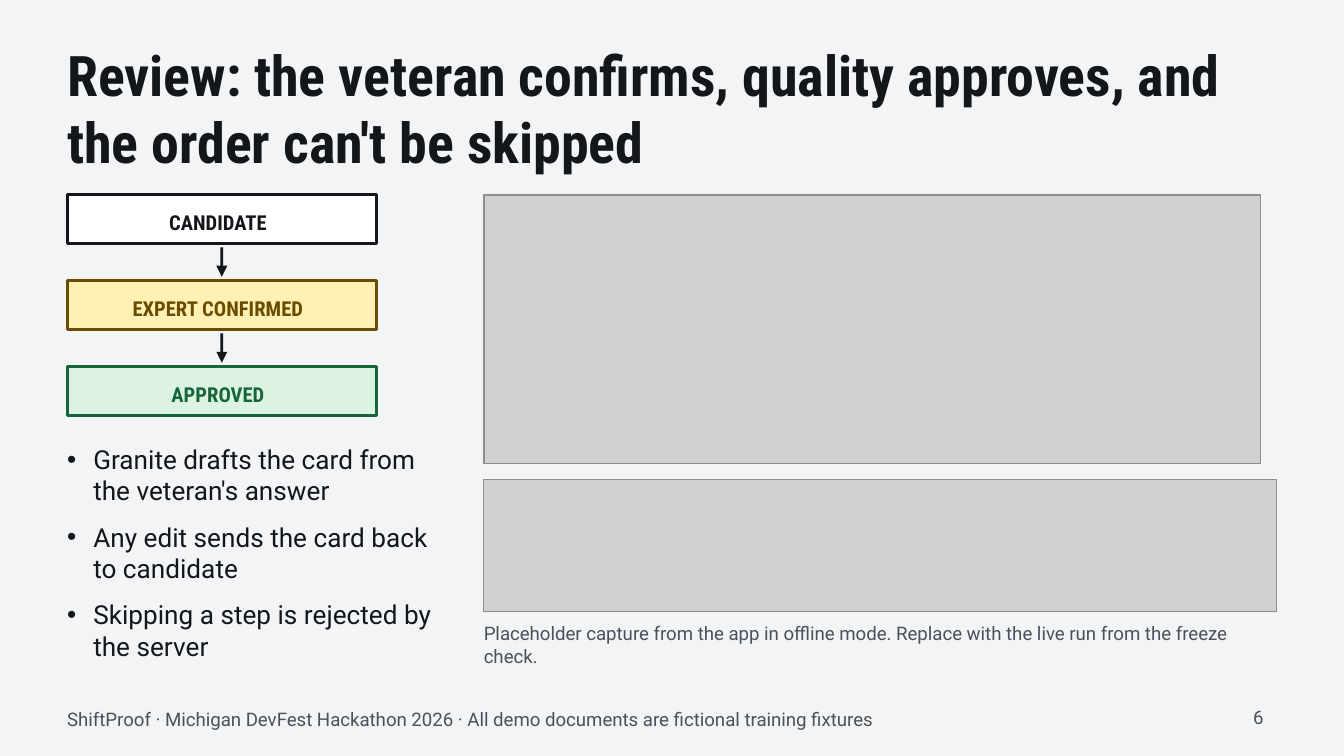
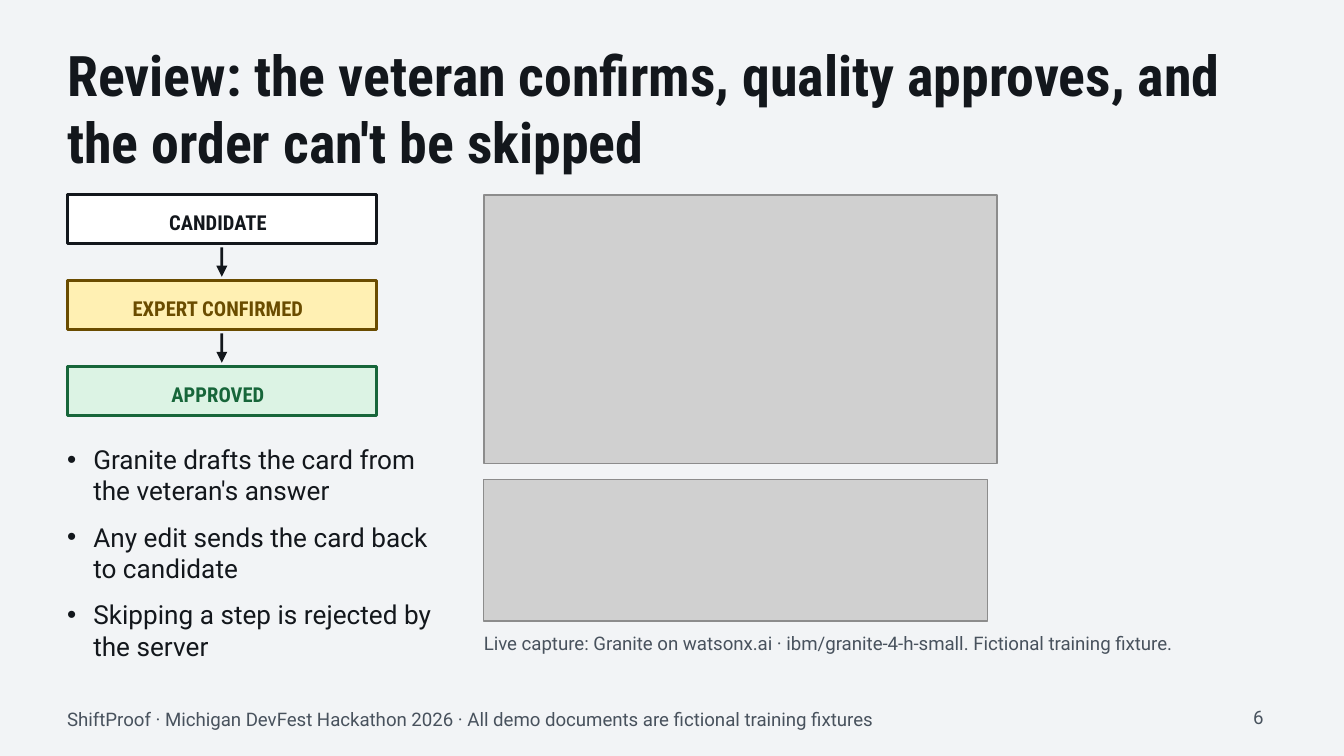
Before and after one commit to critesjosh/mi-devfest, a slide deck: slide 6 of docs/pitch/ShiftProof-pitch.pptx. Drawn at 1344x756 pixels with LibreOffice and Linux fonts; fonts in the diff are those of the drawing; grey boxes stand for pictures. Boxes give left, top, right and bottom in pixels: in the first picture for what was removed or moved away, otherwise in the second. Text is boxed around its words. In the diff, an @@ line names an element or a change of style, - is before the commit and + after.

```diff
--- a/docs/pitch/ShiftProof-pitch.pptx
+++ b/docs/pitch/ShiftProof-pitch.pptx
@@ picture: place and size @@
-picture at bbox=[484, 195, 1261, 464]
+picture at bbox=[484, 195, 997, 464]
@@ picture: place and size @@
-picture at bbox=[484, 480, 1277, 612]
+picture at bbox=[484, 480, 988, 621]
@@ text at bbox=[484, 636, 1172, 654]: text changed @@
-Placeholder capture from the app in offline mode. Replace with the live run from the freeze check.
+Live capture: Granite on watsonx.ai · ibm/granite-4-h-small. Fictional training fixture.
```
Also in this commit, not shown: 5 other slides changed, 25 other files.
